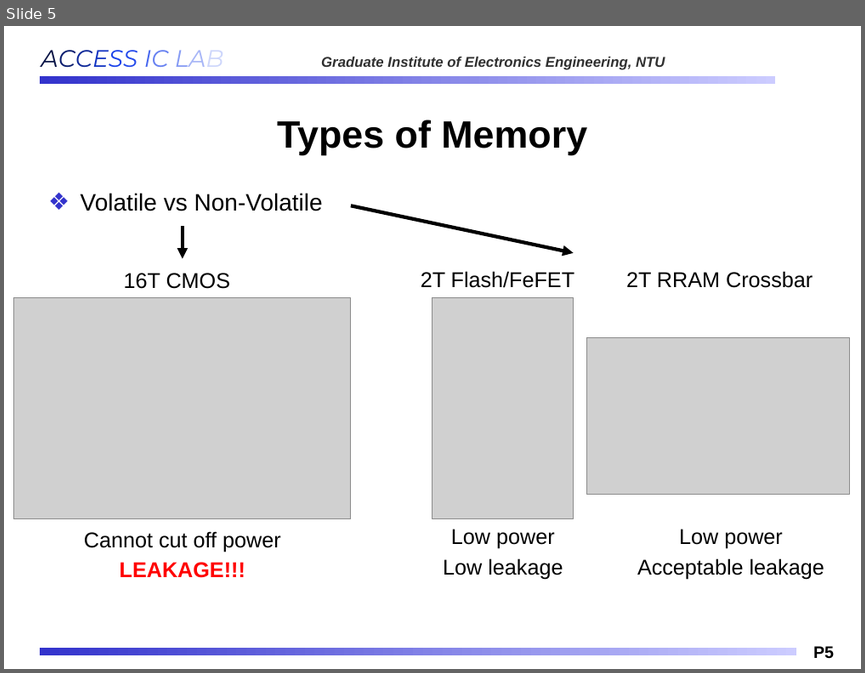
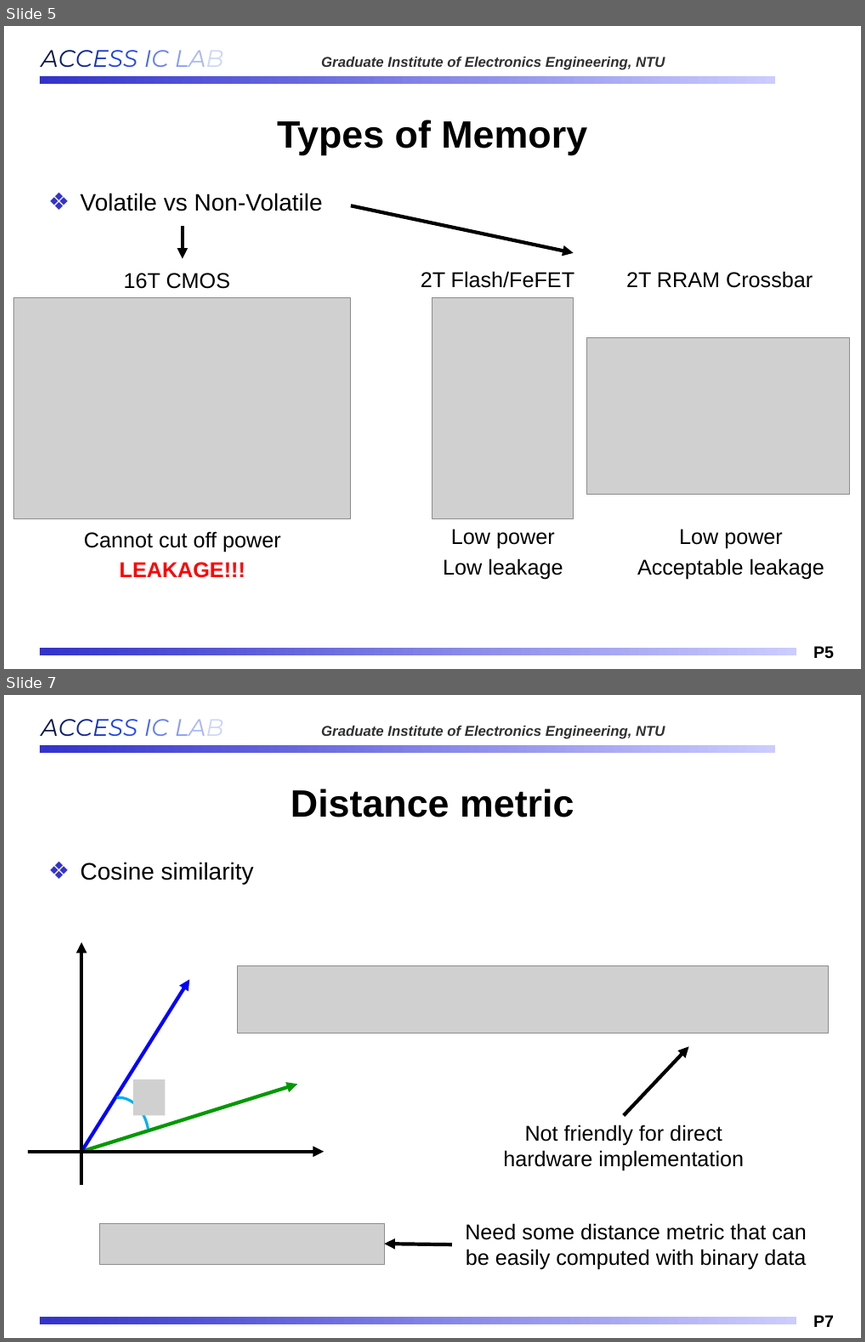
Before and after one commit to Oniontow/AndyWu_Project, a slide deck: IMS_NEW.pptx. Shown one above the other, each under a label of ours: slide 5 before the commit, slides 5 and 7 after it; the slides between them are not shown. The pictures are 865x673 and 865x1342 pixels, drawn with LibreOffice and Linux fonts; fonts in the diff are those of the drawing; grey boxes stand for pictures; background and template pictures are left out. Boxes give left, top, right and bottom in pixels: in the first picture for what was removed or moved away, otherwise in the second. Text is boxed around its words. In the diff, an @@ line names an element or a change of style, - is before the commit and + after.

```diff
--- a/IMS_NEW.pptx
+++ b/IMS_NEW.pptx
@@ slide 7 added at bbox=[4, 695, 861, 1338], background #FFFFFF; not listed: 4 template elements that a slide beside it also shows @@
@@ title added at bbox=[290, 789, 574, 817], 32 pt, text #000000, bold @@
+Distance metric
@@ text added at bbox=[80, 862, 254, 885], 20 pt, text #000000 @@
+❖ Cosine similarity
@@ arrow added from (82, 1185) to (82, 941), #000000 3 pt @@
@@ picture added at bbox=[237, 966, 828, 1033] @@
@@ arrow added from (82, 1151) to (190, 980), #0000FF 3 pt @@
@@ arrow added from (624, 1115) to (688, 1046), #000000 3 pt @@
@@ arrow added from (82, 1151) to (298, 1084), #019901 3 pt @@
@@ arc (boxed as its full ellipse) added at bbox=[88, 1097, 148, 1180], outline #00B0F0 2.25 pt @@
@@ picture added at bbox=[133, 1080, 166, 1116] @@
@@ text added at bbox=[503, 1124, 744, 1171], 18 pt, text #000000 @@
+Not friendly for direct hardware implementation
@@ arrow added from (28, 1151) to (324, 1151), #000000 3 pt @@
@@ picture added at bbox=[100, 1223, 385, 1264] @@
@@ text added at bbox=[465, 1223, 806, 1270], 18 pt, text #000000 @@
+Need some distance metric that can be easily computed with binary data
@@ arrow added from (452, 1244) to (385, 1243), #000000 3 pt @@
```
Also in this commit, not shown: 3 slides changed, 1 other slide added, 1 slide removed, 2 other files.
